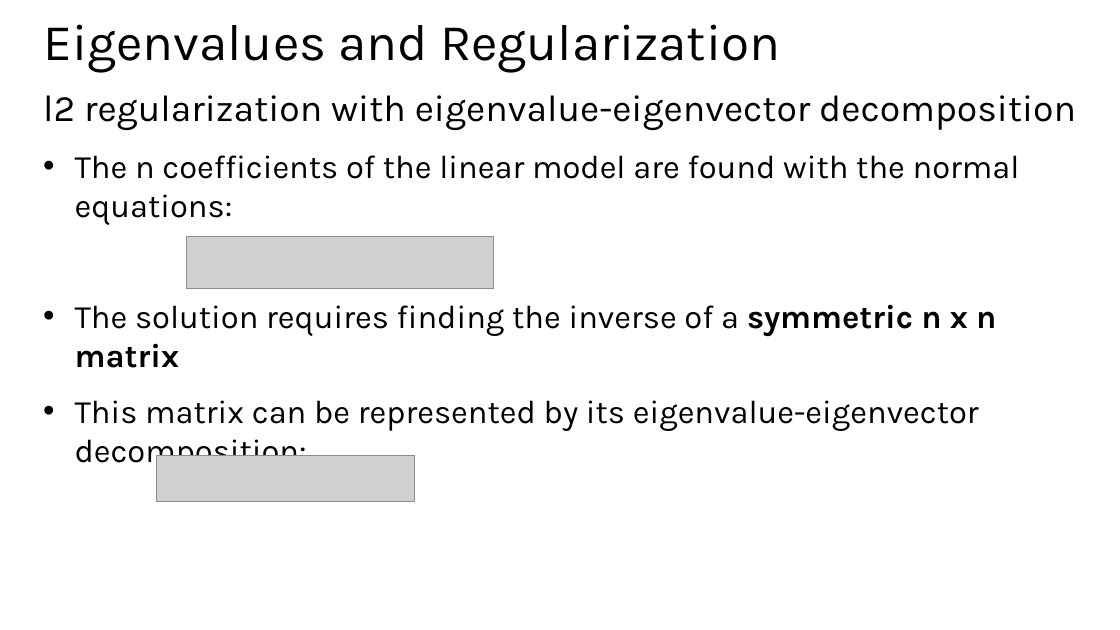
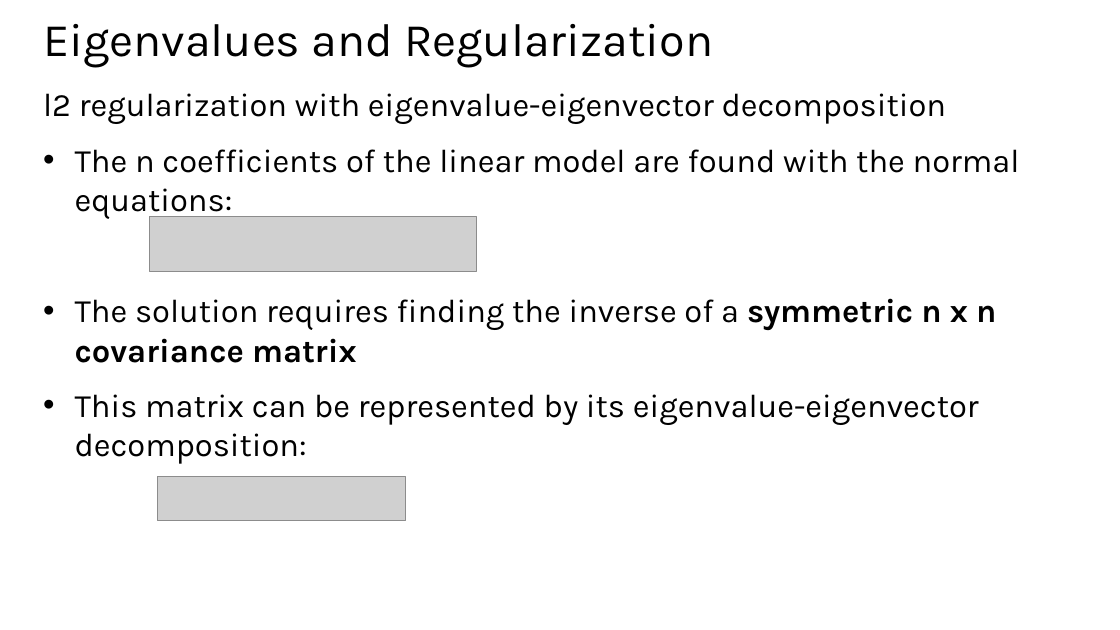
Before and after one commit to StephenElston/CSCI-E25, a slide deck: slide 49 of Slides/7_RegularizationAndOptimization.pptx (slide 53 before the commit). Drawn at 1120x630 pixels with LibreOffice and Linux fonts; fonts in the diff are those of the drawing; grey boxes stand for pictures. Boxes give left, top, right and bottom in pixels: in the first picture for what was removed or moved away, otherwise in the second. Text is boxed around its words. In the diff, an @@ line names an element or a change of style, - is before the commit and + after.

```diff
--- a/Slides/7_RegularizationAndOptimization.pptx
+++ b/Slides/7_RegularizationAndOptimization.pptx
@@ title "Eigenvalues and Regularization" at box(43, 24, 713, 68): size 44 to 40 pt @@
@@ text at box(43, 93, 947, 124): size 32 to 28 pt in "l2 regularization with eigenvalue-eigenvector decomposition" @@
@@ picture: place and size @@
-picture at box(187, 237, 493, 288)
+picture at box(150, 217, 476, 271)
@@ text at box(75, 298, 996, 363): text changed @@
-• The solution requires finding the inverse of a symmetric n x n matrix
+• The solution requires finding the inverse of a symmetric n x n covariance matrix
@@ picture: place and size @@
-picture at box(156, 456, 415, 502)
+picture at box(157, 477, 406, 521)
```
Also in this commit, not shown: 31 other slides changed, 1 slide added, 12 slides removed.
